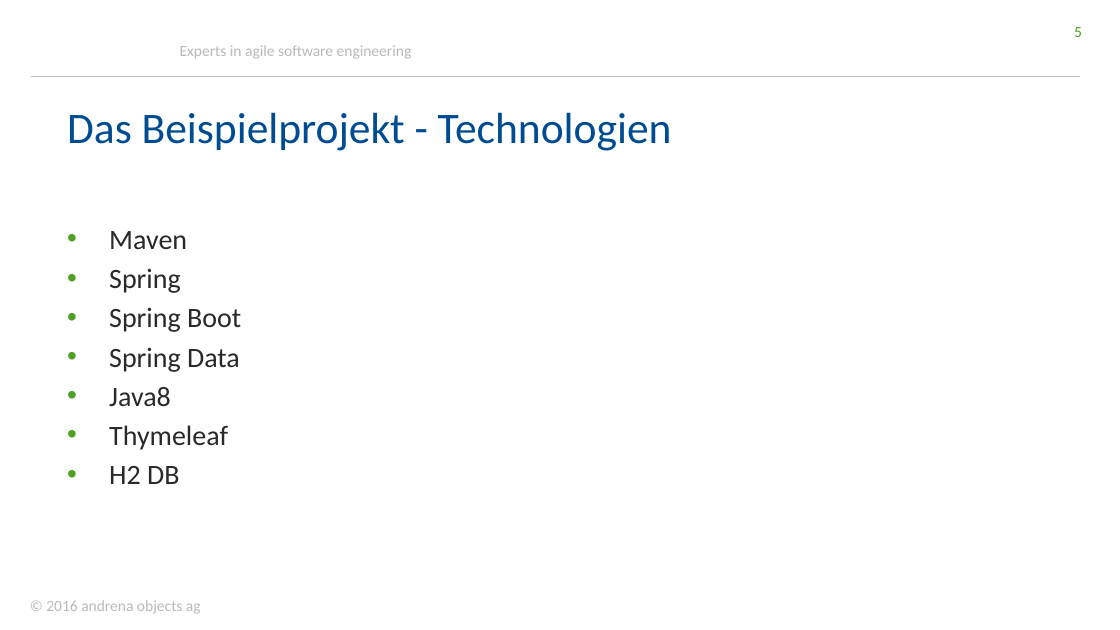
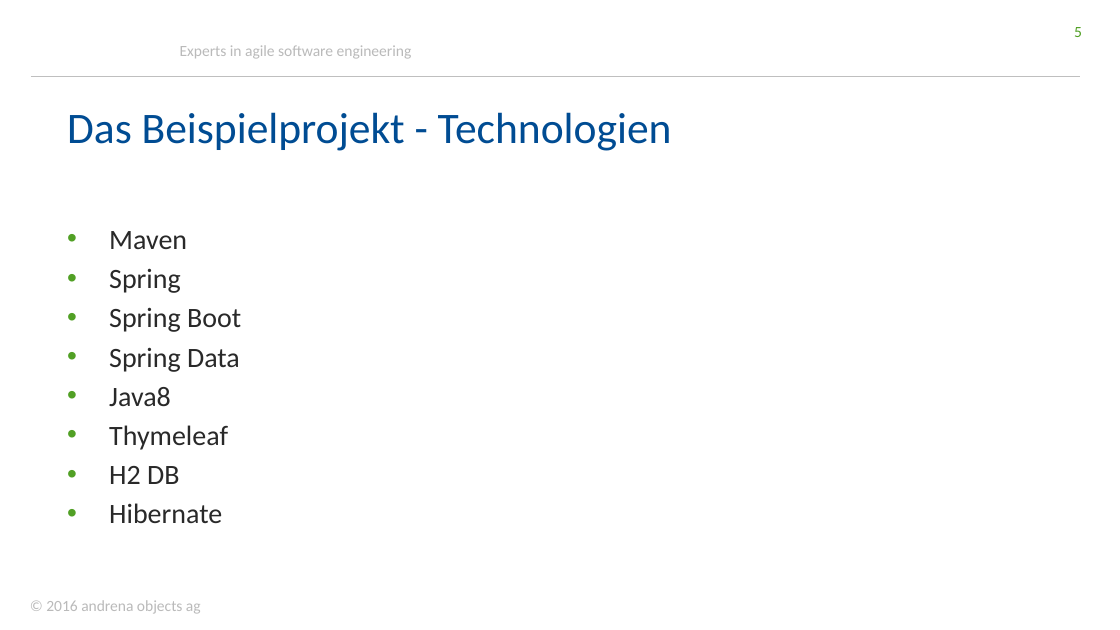
Before and after one commit to stklqt/oop-springboot-springdata-server, a slide deck: slide 5 of slides.pptx. Drawn at 1120x630 pixels with LibreOffice and Linux fonts; fonts in the diff are those of the drawing; background and template pictures are left out. Boxes give left, top, right and bottom in pixels: in the first picture for what was removed or moved away, otherwise in the second. Text is boxed around its words. In the diff, an @@ line names an element or a change of style, - is before the commit and + after.

```diff
--- a/slides.pptx
+++ b/slides.pptx
@@ text at [109,503,222,523]: paragraph added @@
+• Hibernate
```
Also in this commit, not shown: 9 other slides changed, 1 slide added.
